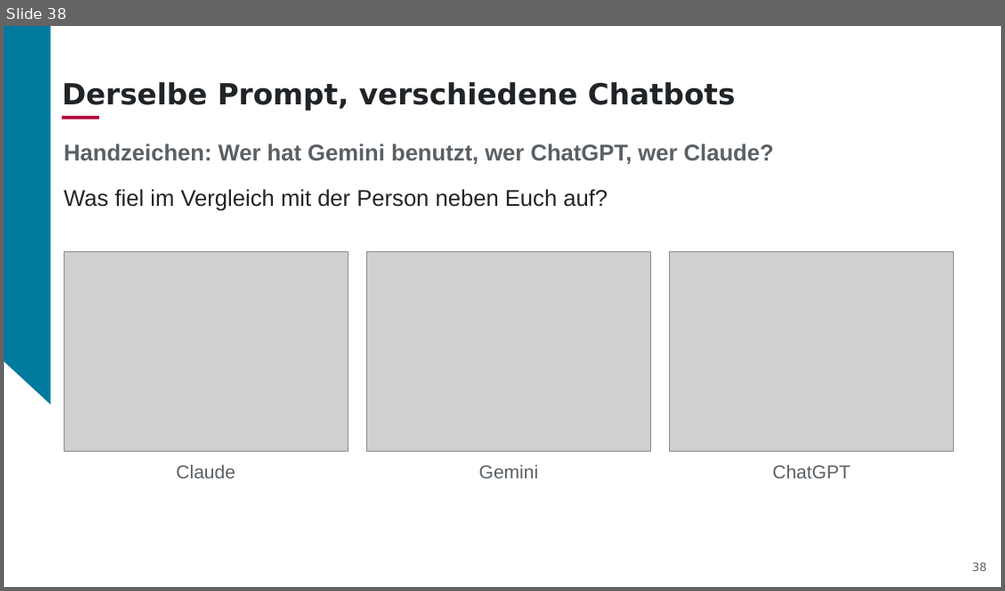
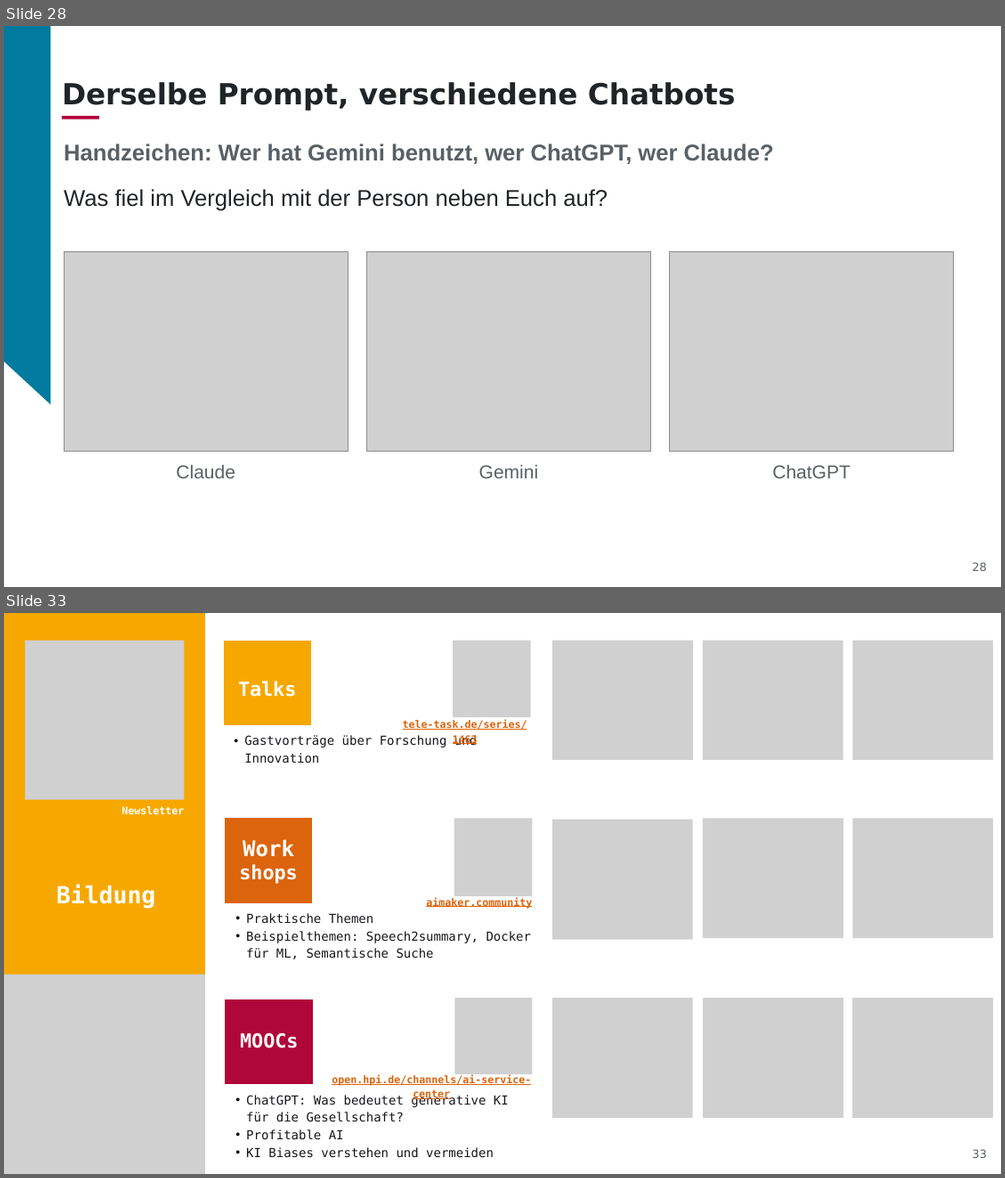
Before and after one commit to aihpi/workshop-rapid-prototyping, a slide deck: slides/01_workshop_rapid_prototyping_DE.pptx. Shown one above the other, each under a label of ours: slide 38 before the commit, slides 28 and 33 after it; the slides between them are not shown. The pictures are 1005x591 and 1005x1178 pixels, drawn with LibreOffice and Linux fonts; fonts in the diff are those of the drawing; grey boxes stand for pictures; background and template pictures are left out. Boxes give left, top, right and bottom in pixels: in the first picture for what was removed or moved away, otherwise in the second. Text is boxed around its words. In the diff, an @@ line names an element or a change of style, - is before the commit and + after.

```diff
--- a/slides/01_workshop_rapid_prototyping_DE.pptx
+++ b/slides/01_workshop_rapid_prototyping_DE.pptx
@@ slide 33 added at <box>4,613,1001,1174</box>, background #FFFFFF @@
@@ rectangle added at <box>4,613,205,1174</box>, fill #F6A800 @@
@@ picture added at <box>25,641,184,800</box> @@
@@ freeform shape added at <box>224,641,311,725</box>, fill #F6A800 @@
@@ picture added at <box>453,640,532,718</box> @@
@@ picture added at <box>552,641,693,761</box> @@
@@ picture added at <box>703,641,843,761</box> @@
@@ picture added at <box>853,641,994,761</box> @@
@@ text added at <box>238,681,296,697</box>, 18.7 pt, text #FFFFFF, bold @@
+Talks
@@ text added at <box>244,735,477,763</box>, 12 pt, text #17161C @@
+  • Gastvorträge über Forschung und Innovation
@@ text added at <box>403,720,527,746</box>, 10 pt, text #DC640D, bold, underline @@
+tele-task.de/series/1463
@@ text added at <box>121,806,184,814</box>, 10 pt, text #FFFFFF, bold @@
+Newsletter
@@ freeform shape added at <box>226,818,313,902</box>, fill #DC640D @@
@@ picture added at <box>454,818,532,896</box> @@
@@ picture added at <box>552,819,693,940</box> @@
@@ picture added at <box>703,818,843,938</box> @@
@@ picture added at <box>853,818,994,938</box> @@
@@ text added at <box>239,839,297,884</box>, 18.7 pt, text #FFFFFF, bold @@
+Work
+shops
@@ text added at <box>57,884,156,908</box>, 22.7 pt, text #FFFFFF, bold @@
+Bildung
@@ text added at <box>426,897,532,908</box>, 10 pt, text #DC640D, bold, underline @@
+aimaker.community
@@ text added at <box>246,913,532,959</box>, 12 pt, text #17161C @@
+  • Praktische Themen
+  • Beispielthemen: Speech2summary, Docker für ML, Semantische Suche
@@ picture added at <box>4,974,205,1174</box> @@
@@ freeform shape added at <box>226,999,313,1084</box>, fill #B0073A @@
@@ picture added at <box>455,997,533,1074</box> @@
@@ picture added at <box>552,997,693,1118</box> @@
@@ picture added at <box>704,997,844,1118</box> @@
@@ picture added at <box>852,997,994,1118</box> @@
@@ text added at <box>240,1032,298,1048</box>, 18.7 pt, text #FFFFFF, bold @@
+MOOCs
@@ text added at <box>332,1075,531,1101</box>, 10 pt, text #DC640D, bold, underline @@
+open.hpi.de/channels/ai-service-center
@@ picture added at <box>6,1095,125,1174</box> @@
@@ text added at <box>246,1094,509,1158</box>, 12 pt, text #17161C @@
+  • ChatGPT: Was bedeutet generative KI für die Gesellschaft?
+  • Profitable AI
+  • KI Biases verstehen und vermeiden
@@ page number added at <box>972,1149,987,1158</box>, 11 pt, text #5A6065 @@
+33
@@ what was slide 38 is now slide 28 @@
@@ page number at <box>972,562,987,571</box>: text changed @@
-38
+28
```
Also in this commit, not shown: 7 slides changed, 5 other slides added, 17 slides removed, 1 other file.
